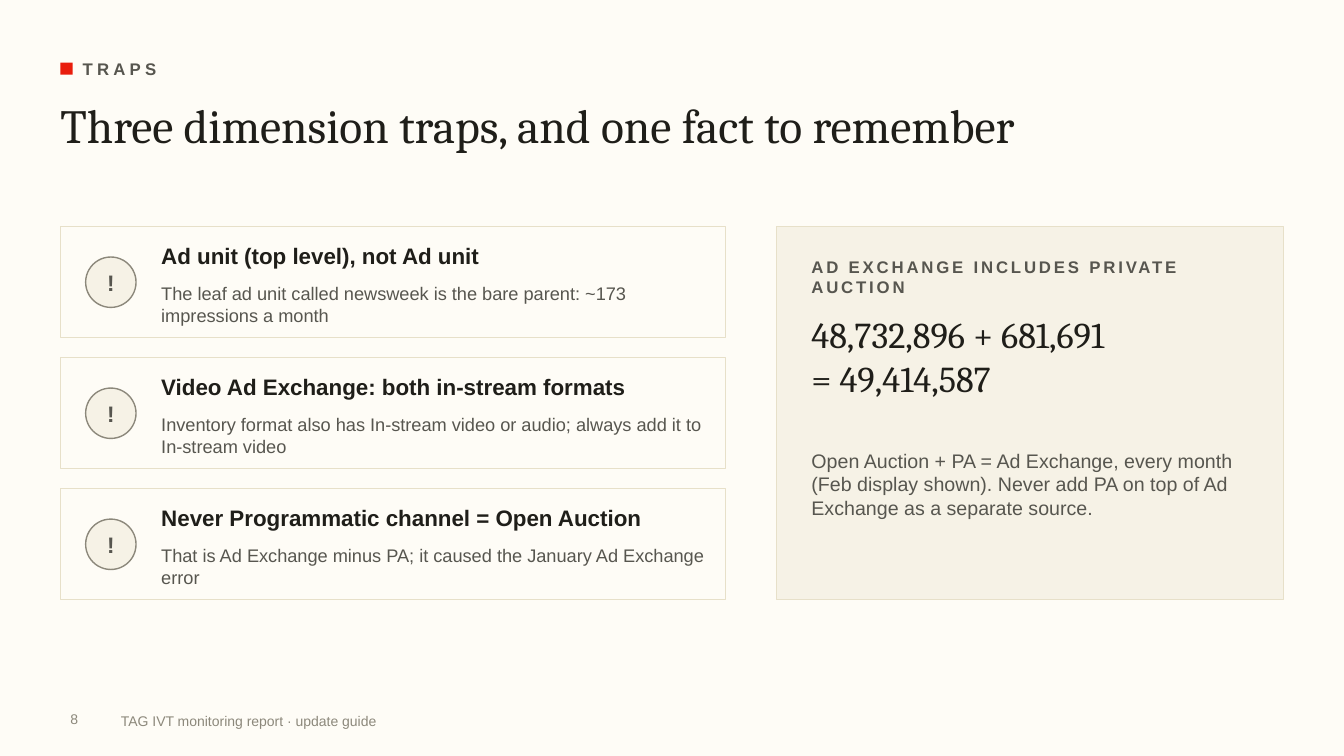
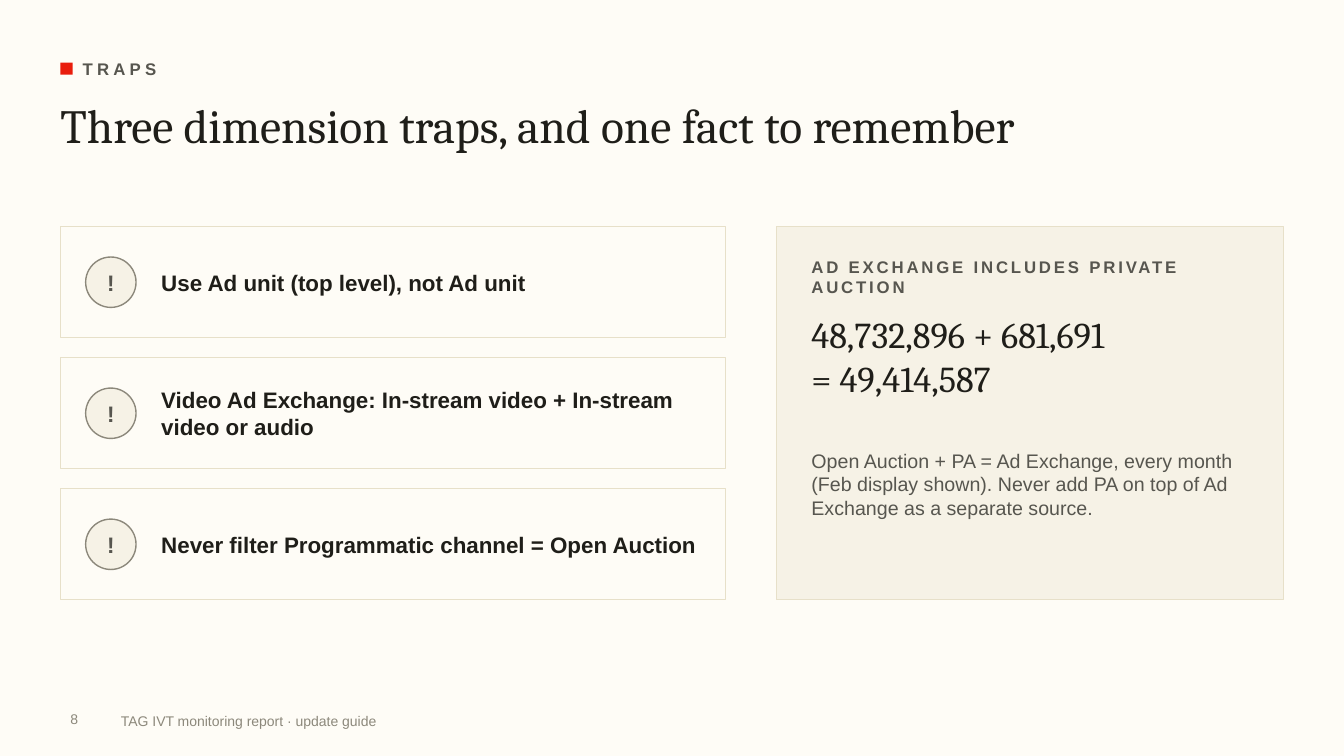
Before and after one commit to rogerhirano-nw/yield-dashboard, a slide deck: slide 8 of docs/TAG_IVT_Report_Update_Guide.pptx. Drawn at 1344x756 pixels with LibreOffice and Linux fonts; fonts in the diff are those of the drawing; background and template pictures are left out. Boxes give left, top, right and bottom in pixels: in the first picture for what was removed or moved away, otherwise in the second. Text is boxed around its words. In the diff, an @@ line names an element or a change of style, - is before the commit and + after.

```diff
--- a/docs/TAG_IVT_Report_Update_Guide.pptx
+++ b/docs/TAG_IVT_Report_Update_Guide.pptx
@@ text at (161, 274, 525, 296): text changed @@
-Ad unit (top level), not Ad unit
+Use Ad unit (top level), not Ad unit
@@ text removed at (161, 287, 626, 326) @@
-The leaf ad unit called newsweek is the bare parent: ~173 impressions a month
@@ vertical alignment top to middle in 3 elements at (161, 274, 525, 296), (161, 536, 696, 558), (161, 391, 672, 436) @@
@@ text at (161, 391, 672, 436): text changed @@
-Video Ad Exchange: both in-stream formats
+Video Ad Exchange: In-stream video + In-stream video or audio
@@ text removed at (161, 418, 701, 453) @@
-Inventory format also has In-stream video or audio; always add it to In-stream video
@@ text at (161, 536, 696, 558): text changed @@
-Never Programmatic channel = Open Auction
+Never filter Programmatic channel = Open Auction
@@ text removed at (161, 549, 704, 584) @@
-That is Ad Exchange minus PA; it caused the January Ad Exchange error
```
Also in this commit, not shown: 1 other file.
